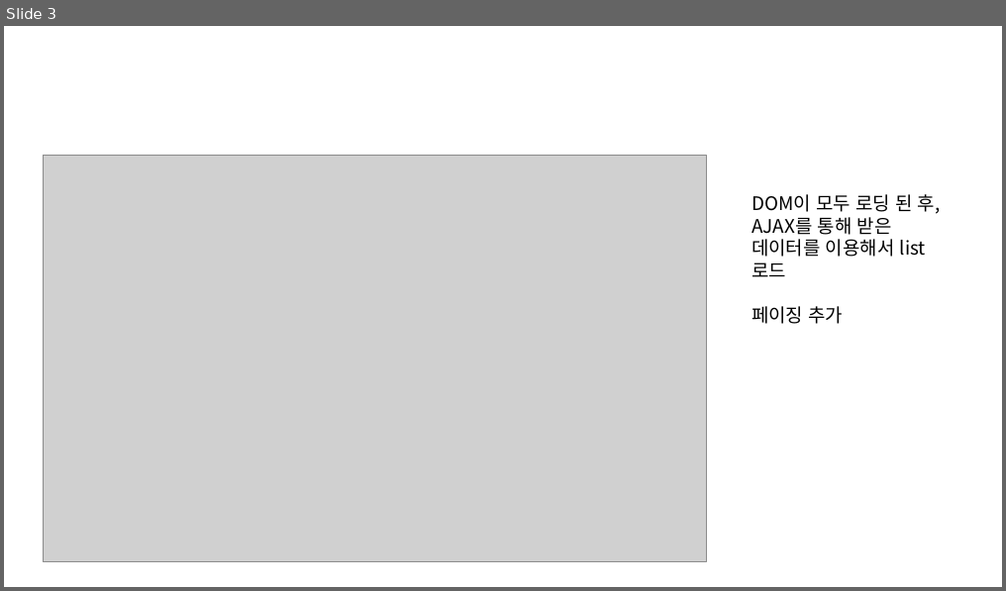
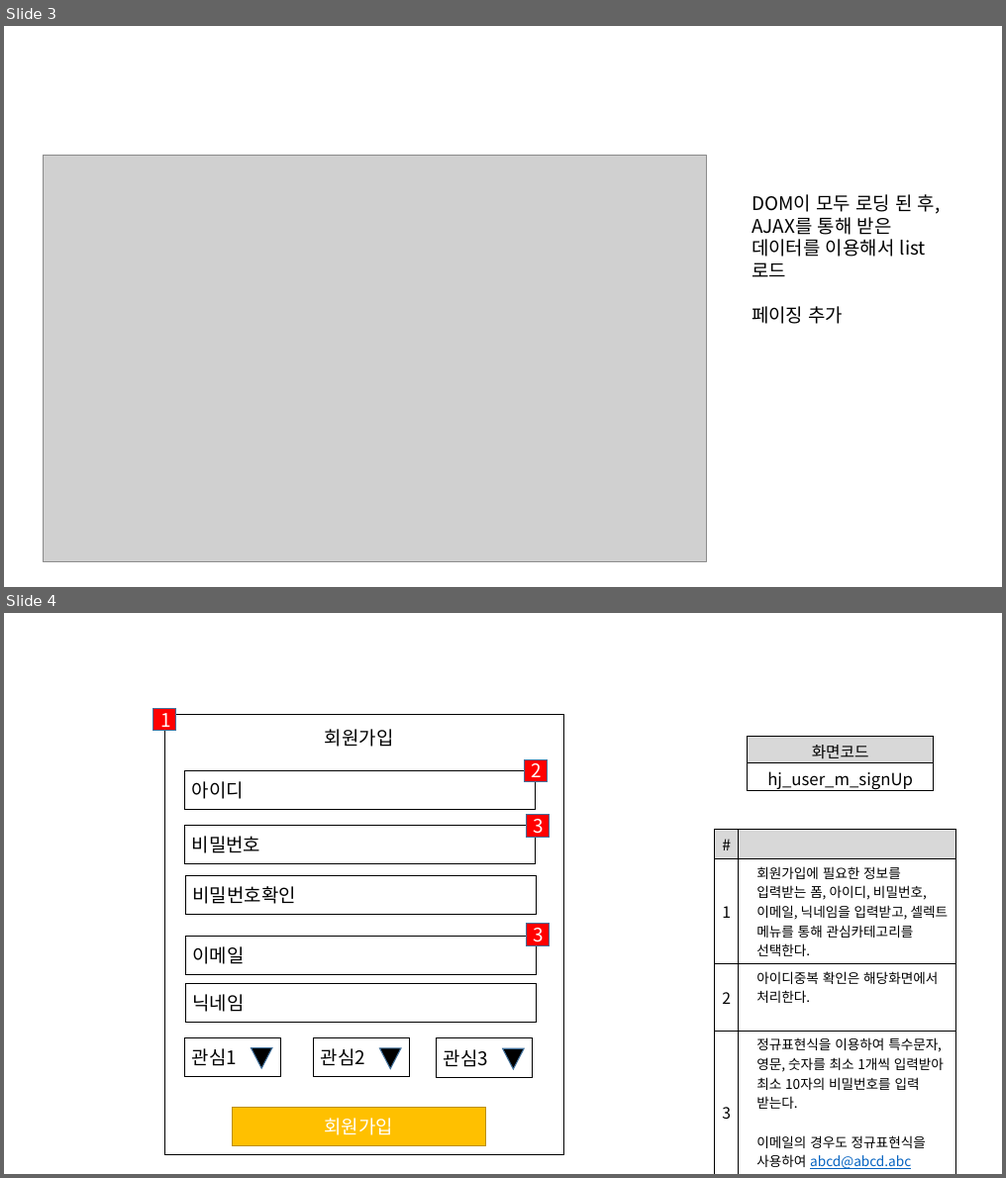
Before and after one commit to ezenteam2/e-Zone, a slide deck: 0 발표용 파워포인트/0424 4차발표/0424 project05 - 파워포인트 - 형준.pptx. Shown one above the other, each under a label of ours: slide 3 before the commit, slides 3 and 4 after it. The pictures are 1006x591 and 1006x1178 pixels, drawn with LibreOffice and Linux fonts; fonts in the diff are those of the drawing; grey boxes stand for pictures. Boxes give left, top, right and bottom in pixels: in the first picture for what was removed or moved away, otherwise in the second. Text is boxed around its words. In the diff, an @@ line names an element or a change of style, - is before the commit and + after.

```diff
--- a/0 발표용 파워포인트/0424 4차발표/0424 project05 - 파워포인트 - 형준.pptx
+++ b/0 발표용 파워포인트/0424 4차발표/0424 project05 - 파워포인트 - 형준.pptx
@@ slide 4 added at (4, 613, 1002, 1174), background #FFFFFF @@
@@ rectangle added at (153, 708, 176, 730), fill #FF0000, outline #43739E 1 pt, 18 pt, text #FFFFFF @@
+1
@@ rectangle added at (165, 714, 564, 1155), outline #000000 1 pt @@
@@ text added at (325, 729, 394, 747), 18 pt, text #000000 @@
+회원가입
@@ rectangle added at (525, 760, 547, 781), fill #FF0000, outline #43739E 1 pt, 18 pt, text #FFFFFF @@
+2
@@ table added at (747, 737, 934, 794), 2 rows, 1 columns @@
+화면코드
+hj_user_m_signUp
@@ rectangle added at (184, 771, 536, 810), outline #000000 1 pt, 18 pt, text #000000 @@
+아이디
@@ rectangle added at (527, 815, 549, 837), fill #FF0000, outline #43739E 1 pt, 18 pt, text #FFFFFF @@
+3
@@ rectangle added at (184, 825, 536, 863), outline #000000 1 pt, 18 pt, text #000000 @@
+비밀번호
@@ table added at (715, 830, 957, 1173), 4 rows, 2 columns @@
+# | 
+1 | 회원가입에 필요한 정보를 입력받는 폼, 아이디, 비밀번호, 이메일, 닉네임을 입력받고, 셀렉트 메뉴를 통해 관심카테고리를 선택한다.
+2 | 아이디중복 확인은 해당화면에서 처리한다.
+3 | 정규표현식을 이용하여 특수문자, 영문, 숫자를 최소 1개씩 입력받아 최소 10자의 비밀번호를 입력 받는다. / 이메일의 경우도 정규표현식을 사용하여 abcd@abcd.abc 형태의 이메일을 입력받도록 한다.
@@ rectangle added at (185, 875, 537, 915), outline #000000 1 pt, 18 pt, text #000000 @@
+비밀번호확인
@@ rectangle added at (185, 937, 537, 975), outline #000000 1 pt, 18 pt, text #000000 @@
+이메일
@@ rectangle added at (527, 924, 549, 946), fill #FF0000, outline #43739E 1 pt, 18 pt, text #FFFFFF @@
+3
@@ rectangle added at (185, 984, 537, 1023), outline #000000 1 pt, 18 pt, text #000000 @@
+닉네임
@@ rectangle added at (184, 1039, 280, 1077), outline #000000 1 pt, 18 pt, text #000000 @@
+관심1
@@ triangle added at (252, 1048, 272, 1068), fill #000000, outline #43739E 1 pt @@
@@ rectangle added at (313, 1039, 409, 1077), outline #000000 1 pt, 18 pt, text #000000 @@
+관심2
@@ triangle added at (380, 1049, 401, 1069), fill #000000, outline #43739E 1 pt @@
@@ rectangle added at (436, 1039, 532, 1078), outline #000000 1 pt, 18 pt, text #000000 @@
+관심3
@@ triangle added at (503, 1049, 524, 1069), fill #000000, outline #43739E 1 pt @@
@@ rectangle added at (233, 1108, 485, 1146), fill #FFC000, outline #BD8E00 1 pt, 18 pt, text #FFFFFF @@
+회원가입
```
Also in this commit, not shown: 9 other slides added, 2 other files.
